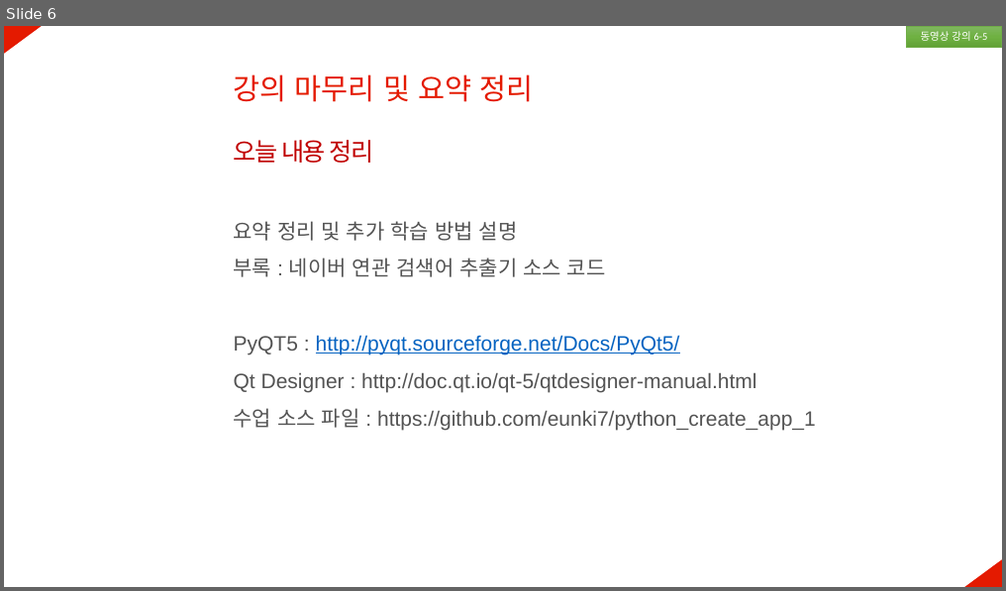
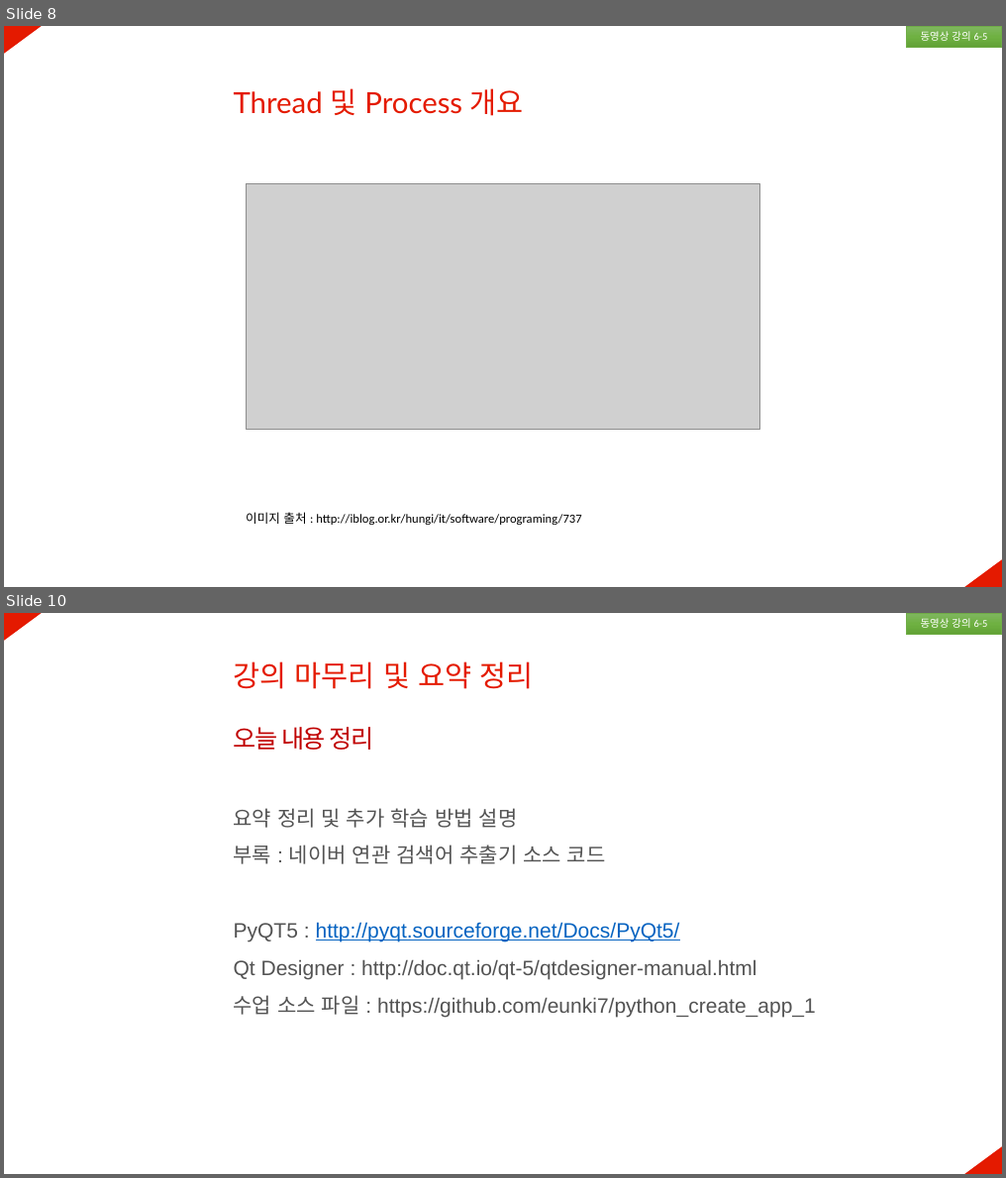
Before and after one commit to eunki7/python_create_app_1, a slide deck: section6/챕터6 강의 PPT.pptx. Shown one above the other, each under a label of ours: slide 6 before the commit, slides 8 and 10 after it; the slides between them are not shown. The pictures are 1006x591 and 1006x1178 pixels, drawn with LibreOffice and Linux fonts; fonts in the diff are those of the drawing; grey boxes stand for pictures. Boxes give left, top, right and bottom in pixels: in the first picture for what was removed or moved away, otherwise in the second. Text is boxed around its words. In the diff, an @@ line names an element or a change of style, - is before the commit and + after.

```diff
--- a/section6/챕터6 강의 PPT.pptx
+++ b/section6/챕터6 강의 PPT.pptx
@@ slide 8 added at [4,26,1002,587], background #FFFFFF; not listed: 2 template elements that a slide beside it also shows @@
@@ rectangle added at [906,26,1002,48], fill gradient #81B861 to #6FB242 to #62A336, outline #70AD47 0.5 pt, 10 pt, text #FFFFFF @@
+동영상 강의 6-5
@@ text added at [234,88,524,116], 28 pt, text #E41A00 @@
+Thread 및 Process 개요
@@ picture added at [247,184,760,430] @@
@@ text added at [246,512,581,525], 12 pt, text #000000 @@
+이미지 출처 : http://iblog.or.kr/hungi/it/software/programing/737
@@ what was slide 6 is now slide 10 @@
```
Also in this commit, not shown: 3 other slides added, 14 other files.
